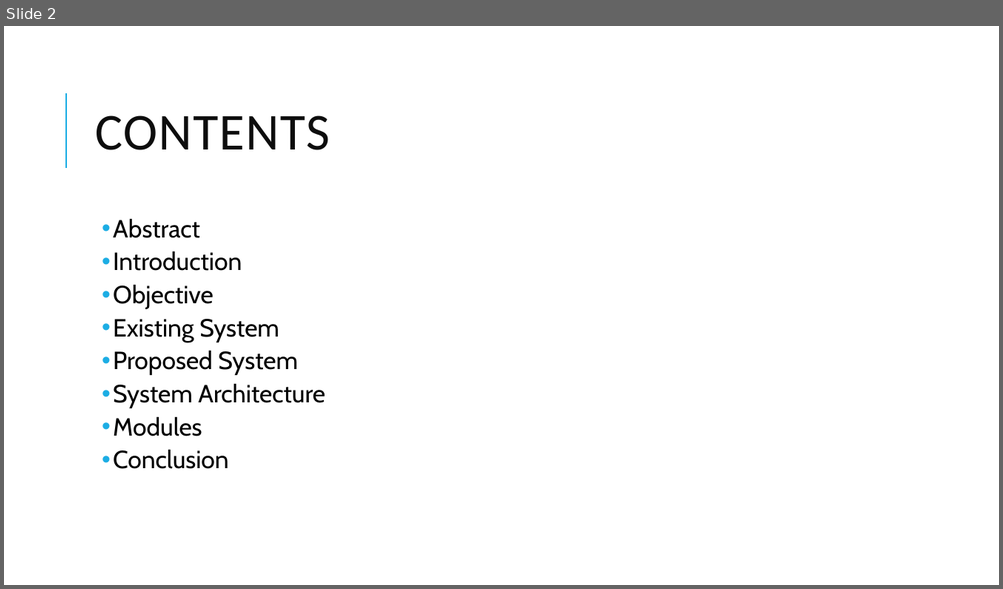
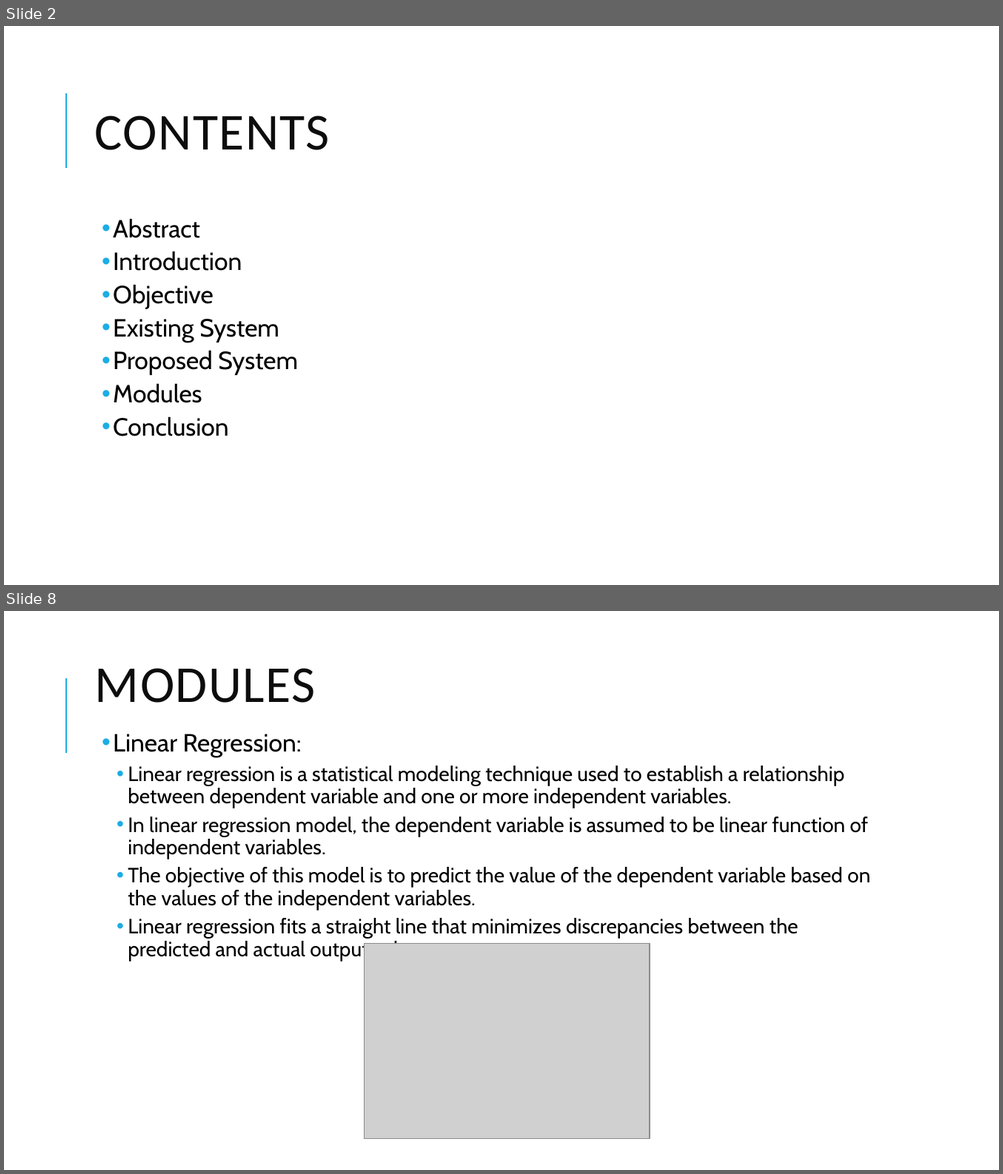
Before and after one commit to anirudhp06/Company-Profit-Prediction, a slide deck: Exposys Internship report.pptx. Shown one above the other, each under a label of ours: slide 2 before the commit, slides 2 and 8 after it; the slides between them are not shown. The pictures are 1003x589 and 1003x1174 pixels, drawn with LibreOffice and Linux fonts; fonts in the diff are those of the drawing; grey boxes stand for pictures. Boxes give left, top, right and bottom in pixels: in the first picture for what was removed or moved away, otherwise in the second. Text is boxed around its words. In the diff, an @@ line names an element or a change of style, - is before the commit and + after.

```diff
--- a/Exposys Internship report.pptx
+++ b/Exposys Internship report.pptx
@@ slide 8 added at (4, 611, 999, 1170), background #FFFFFF; not listed: 1 template element that a slide beside it also shows @@
@@ title added at (95, 668, 315, 703), 50 pt, text #0D0D0D @@
+MODULES
@@ text added at (113, 734, 870, 961), 20 pt, text #000000 @@
+  • Linear Regression:
+    • Linear regression is a statistical modeling technique used to establish a relationship between dependent variable and one or more independent variables.
+    • In linear regression model, the dependent variable is assumed to be linear function of independent variables.
+    • The objective of this model is to predict the value of the dependent variable based on the values of the independent variables.
+    • Linear regression fits a straight line that minimizes discrepancies between the predicted and actual output values.
@@ picture added at (364, 944, 649, 1139) @@
@@ slide 2 changed as well @@
@@ text at (113, 383, 325, 409): paragraph removed @@
-  • System Architecture
```
Also in this commit, not shown: 9 other slides added, 1 other file.
